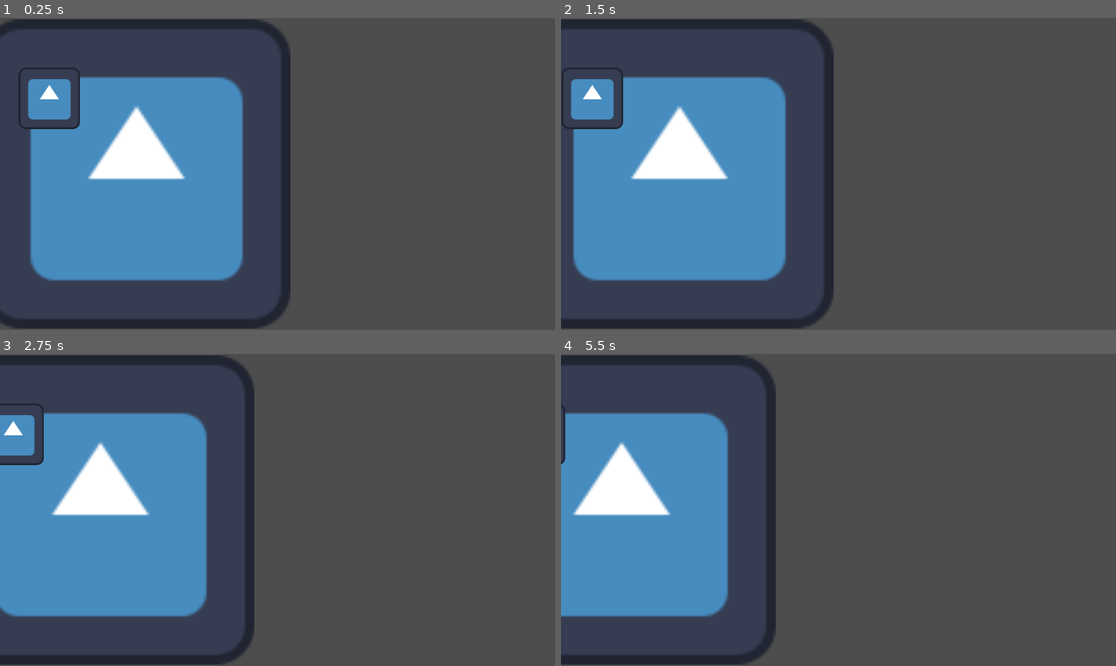
Above: before the commit, frames 1-4 (two rows, left to right).
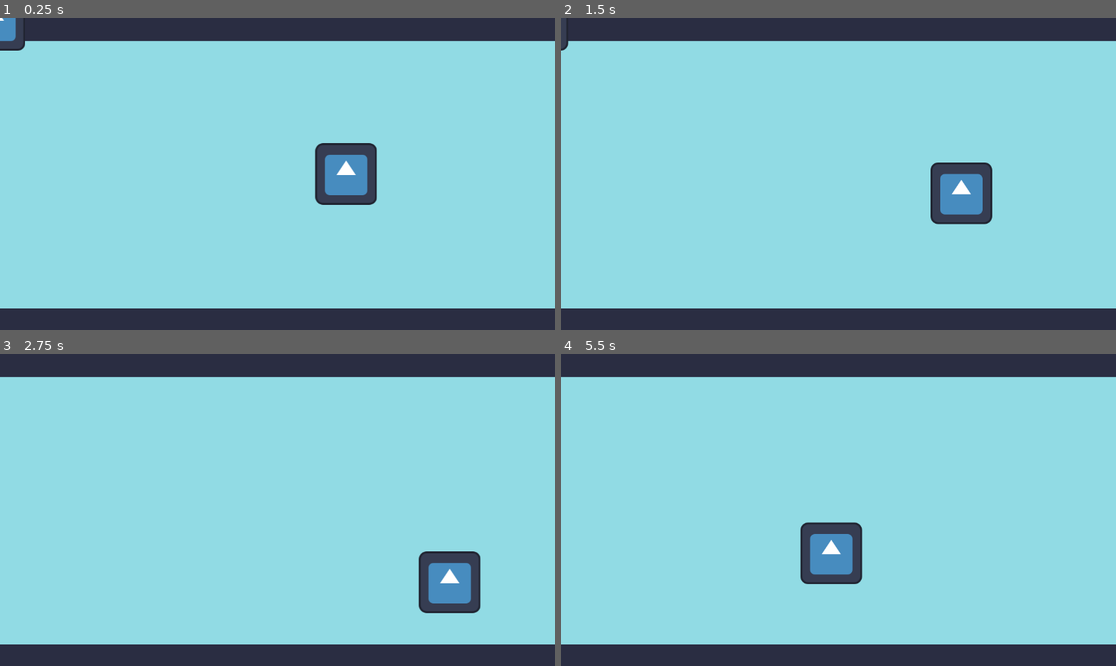
Above: after the commit, the same moments.

Repository: les-brows/la-boucle-musicale
Game: Godot game, scene res://MainScene.tscn
The game is run twice, just before and just after one commit, with the same random seed, the same clock (stepped at 60 frames per second) and the same inputs. Before the commit the project starts from res://scrolling_level.tscn. The engine's default icon, where the game draws it, is replaced by a stand-in: a white triangle on a blue panel in a dark square.
Inputs:
- Up to frame 1 (0.25 s): no input
- Up to frame 2 (1.5 s): hold D (player1_right) 0.53-1.28 s; hold S (player1_down) from 1.28 s (still down)
- Up to frame 3 (2.75 s): release S (player1_down) at 2.03 s; hold D (player1_right) from 2.03 s (still down)
- Up to frame 4 (5.5 s): release D (player1_right) at 2.78 s; hold W (player1_up) 2.78-3.53 s; hold A (player1_left) 3.53-5.03 s; hold S (player1_down) from 5.03 s (still down)

The runs differ from the first frame. In frame 1, 93% of the frame differs, in the area x 0-100%, y 0-100%; in frame 2, 93%; in frame 3, 93%; in frame 4, 94%.

Commit message:
fix: add main scene

Diff:
--- a/Levels/Level1.tscn
+++ /dev/null
@@ -1,7 +0,0 @@
-[gd_scene load_steps=2 format=3 uid="uid://rt4snxmqrbnp"]
-
-[ext_resource type="PackedScene" uid="uid://bne5gfgl17hng" path="res://Rythm/MusicManager.tscn" id="1_w77jt"]
-
-[node name="Level1" type="Node2D"]
-
-[node name="MusicManager" parent="." instance=ExtResource("1_w77jt")]
--- /dev/null
+++ b/MainScene.tscn
@@ -0,0 +1,10 @@
+[gd_scene load_steps=3 format=3 uid="uid://cfix7mjnn6u0n"]
+
+[ext_resource type="PackedScene" uid="uid://c0xi81rtw0j1x" path="res://Levels/ScrollingLevel.tscn" id="1_x4av3"]
+[ext_resource type="PackedScene" uid="uid://bne5gfgl17hng" path="res://Rythm/MusicManager.tscn" id="2_rpqi1"]
+
+[node name="MainScene" type="Node2D"]
+
+[node name="MusicManager" parent="." instance=ExtResource("2_rpqi1")]
+
+[node name="ScrollingLevel" parent="." instance=ExtResource("1_x4av3")]
--- a/project.godot
+++ b/project.godot
@@ -11,7 +11,7 @@
 [application]
 
 config/name="La boucle musicale"
-run/main_scene="uid://c0xi81rtw0j1x"
+run/main_scene="uid://cfix7mjnn6u0n"
 config/features=PackedStringArray("4.4", "GL Compatibility")
 config/icon="res://icon.svg"
 
--- a/scrolling_level.gd
+++ /dev/null
@@ -1,9 +0,0 @@
-extends Node2D
-
-@onready var camera = $Camera2D
-
-func move_camera():
-	camera.position = camera.position + Vector2(Globals.CAMERA_SPEED, 0)
-
-func _process(delta):
-	move_camera()
--- a/scrolling_level.tscn
+++ /dev/null
@@ -1,18 +0,0 @@
-[gd_scene load_steps=4 format=3 uid="uid://c0xi81rtw0j1x"]
-
-[ext_resource type="Texture2D" uid="uid://c8ndkv3op4c16" path="res://icon.svg" id="1_4v3qg"]
-[ext_resource type="Script" uid="uid://tu28r0rvxuwd" path="res://scrolling_level.gd" id="1_jprt1"]
-[ext_resource type="PackedScene" uid="uid://bne5gfgl17hng" path="res://Rythm/MusicManager.tscn" id="3_hjo8a"]
-
-[node name="ScrollingLevel" type="Node2D"]
-script = ExtResource("1_jprt1")
-
-[node name="Camera2D" type="Camera2D" parent="."]
-position = Vector2(466, 157)
-
-[node name="Sprite2D" type="Sprite2D" parent="."]
-position = Vector2(181, 157)
-scale = Vector2(5, 5.014)
-texture = ExtResource("1_4v3qg")
-
-[node name="MusicManager" parent="." instance=ExtResource("3_hjo8a")]
Not shown: 1 places in Levels/ScrollingLevel.tscn that only renumber resources
Not shown: 1 places in Rythm/MusicManager.tscn that only renumber resources
